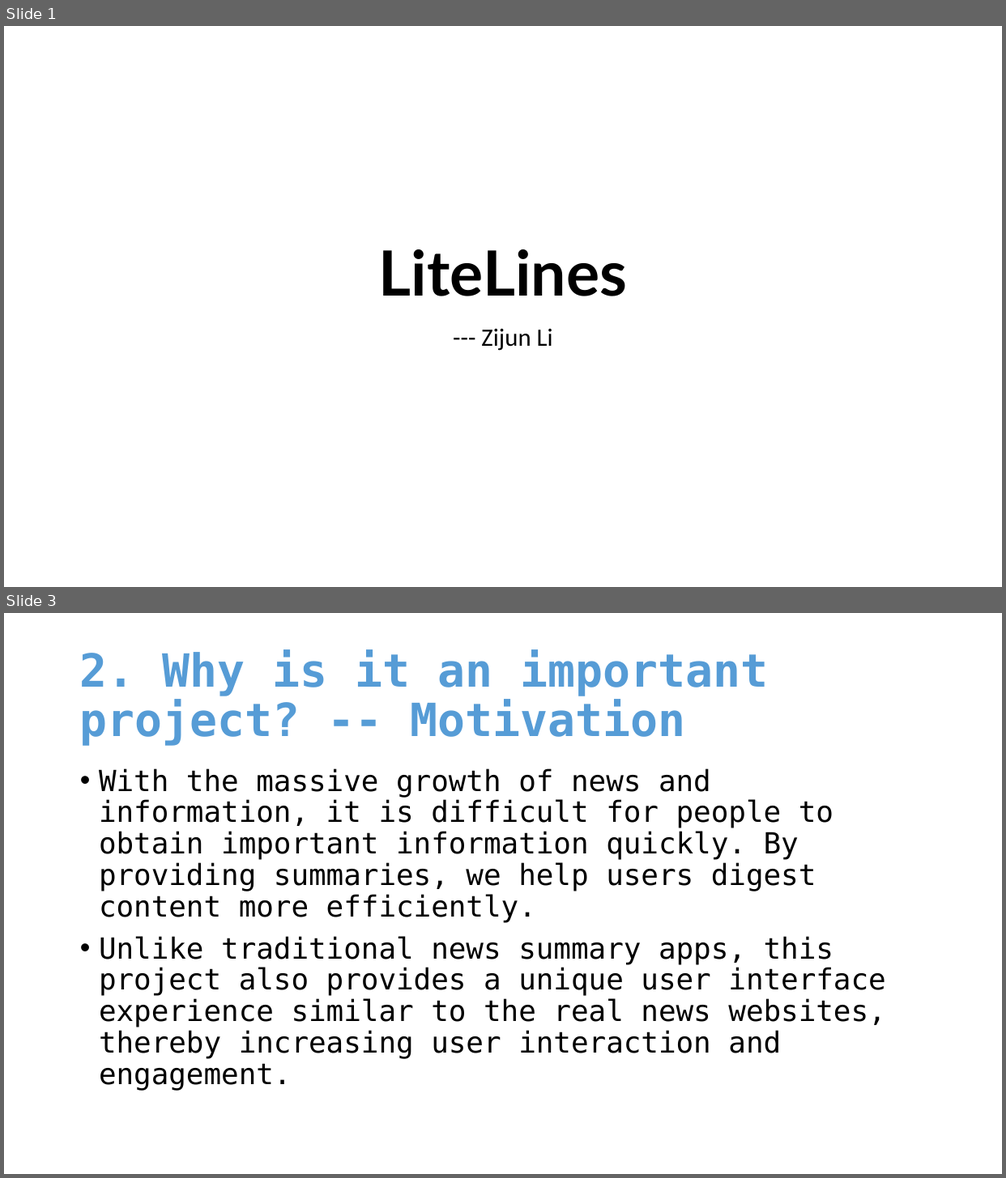
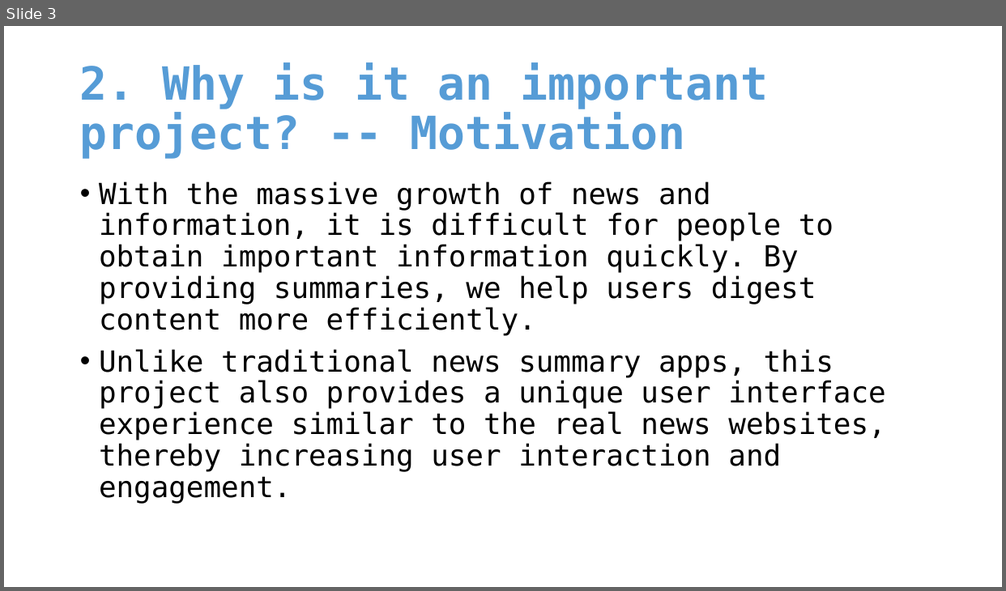
Before and after one commit to VergilOP/Note, a slide deck: University/3rd/Project/Proposal.pptx. Shown one above the other, each under a label of ours: slides 1 and 3 before the commit, slide 3 after it; the slides between them are not shown. The pictures are 1006x1178 and 1006x591 pixels, drawn with LibreOffice and Linux fonts; fonts in the diff are those of the drawing. Boxes give left, top, right and bottom in pixels: in the first picture for what was removed or moved away, otherwise in the second. Text is boxed around its words. In the diff, an @@ line names an element or a change of style, - is before the commit and + after.

```diff
--- a/University/3rd/Project/Proposal.pptx
+++ b/University/3rd/Project/Proposal.pptx
@@ slide 1 removed at (x1=4, y1=26, x2=1002, y2=587), background #FFFFFF @@
@@ title removed at (x1=379, y1=250, x2=627, y2=297) @@
-LiteLines
@@ subtitle removed at (x1=481, y1=329, x2=553, y2=351) @@
---- Zijun Li
```
Also in this commit, not shown: 4 slides changed, 6 slides added, 8 other files.
